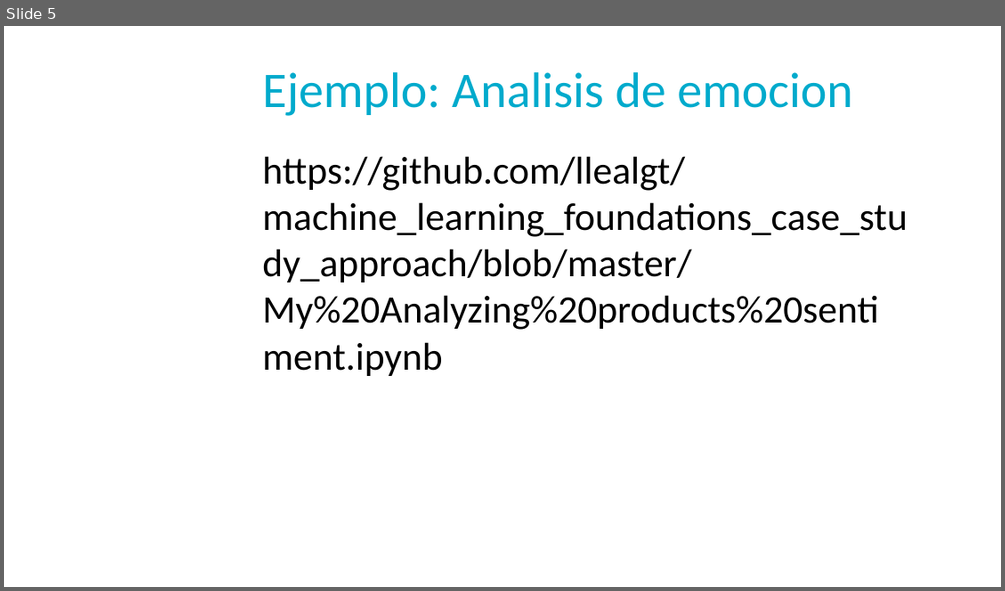
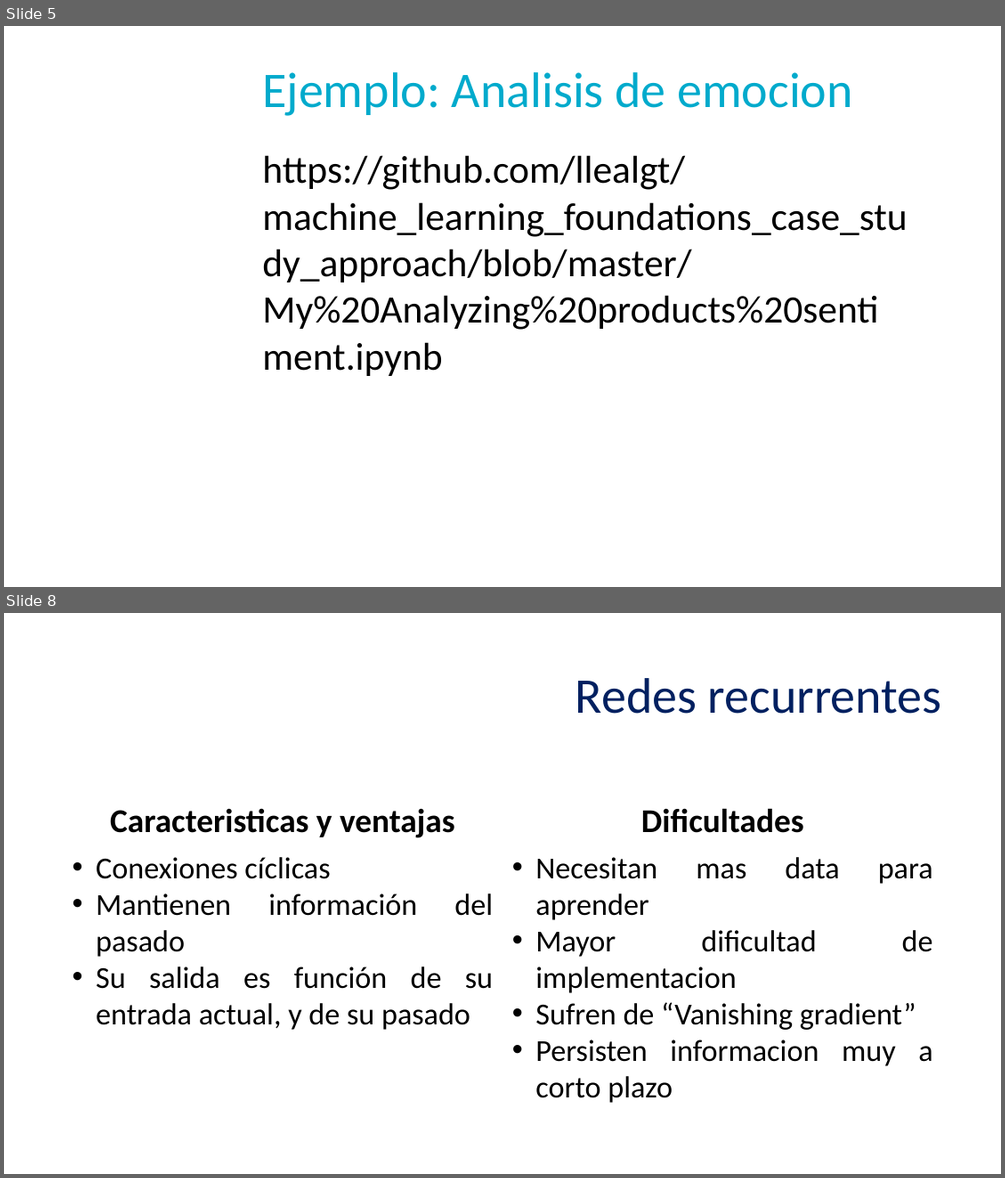
Before and after one commit to llealgt/Presentacion_UVG_Semana_de_a_tecnologia_2017, a slide deck: UVG_NLP_Presentation.pptx. Shown one above the other, each under a label of ours: slide 5 before the commit, slides 5 and 8 after it; the slides between them are not shown. The pictures are 1005x591 and 1005x1178 pixels, drawn with LibreOffice and Linux fonts; fonts in the diff are those of the drawing; background and template pictures are left out. Boxes give left, top, right and bottom in pixels: in the first picture for what was removed or moved away, otherwise in the second. Text is boxed around its words. In the diff, an @@ line names an element or a change of style, - is before the commit and + after.

```diff
--- a/UVG_NLP_Presentation.pptx
+++ b/UVG_NLP_Presentation.pptx
@@ slide 8 added at bbox=[4, 613, 1001, 1174], background picture (left out) @@
@@ text added at bbox=[575, 678, 942, 714], 36 pt, text #002060 @@
+Redes recurrentes
@@ text added at bbox=[110, 808, 455, 838], 24 pt, text #000000, bold @@
+Caracteristicas y ventajas
@@ text added at bbox=[641, 808, 804, 833], 24 pt, text #000000, bold @@
+Dificultades
@@ text added at bbox=[96, 857, 493, 1030], 22 pt, text #000000 @@
+• Conexiones cíclicas
+• Mantienen información del pasado
+• Su salida es función de su entrada actual, y de su pasado
@@ text added at bbox=[535, 857, 933, 1103], 22 pt, text #000000 @@
+• Necesitan mas data para aprender
+• Mayor dificultad de implementacion
+• Sufren de “Vanishing gradient”
+• Persisten informacion muy a corto plazo
```
Also in this commit, not shown: 2 slides changed, 10 other slides added, 3 slides removed.
